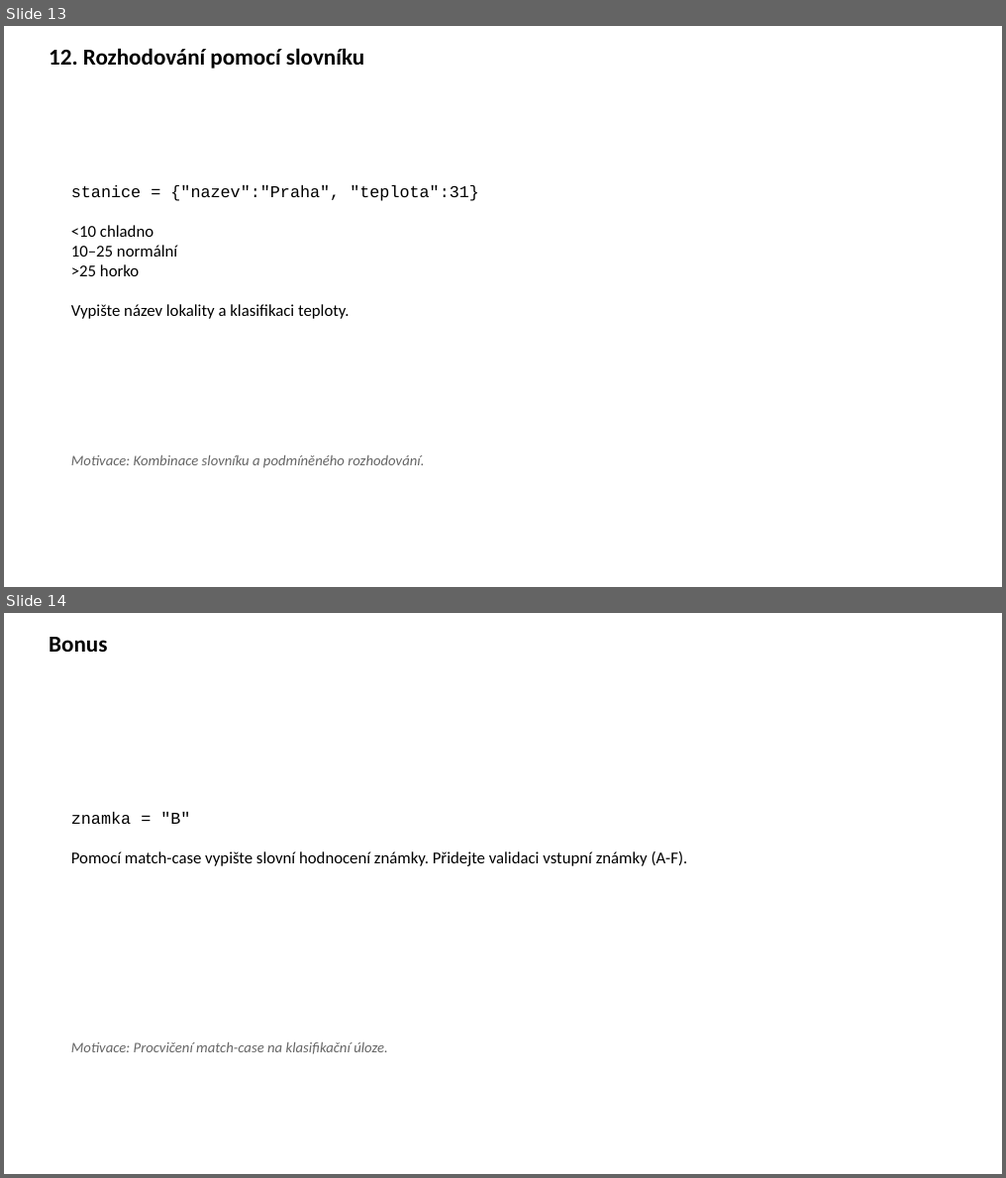
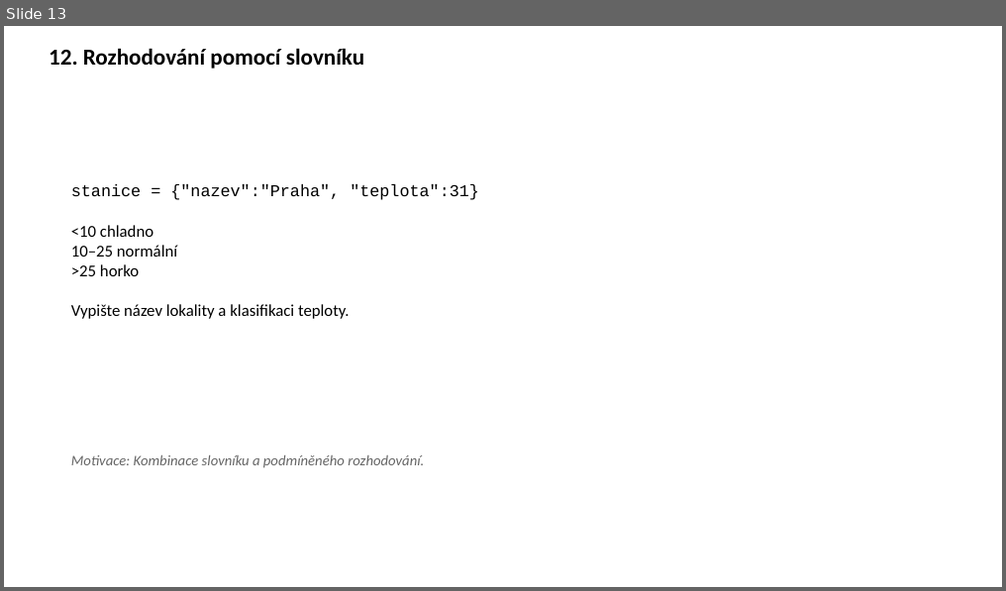
Before and after one commit to k155cvut/uvin, a slide deck: cviceni/cv4/uvin_cv4.pptx. Shown one above the other, each under a label of ours: slides 13 and 14 before the commit, slide 13 after it. The pictures are 1006x1178 and 1006x591 pixels, drawn with LibreOffice and Linux fonts; fonts in the diff are those of the drawing. Boxes give left, top, right and bottom in pixels: in the first picture for what was removed or moved away, otherwise in the second. Text is boxed around its words. In the diff, an @@ line names an element or a change of style, - is before the commit and + after.

```diff
--- a/cviceni/cv4/uvin_cv4.pptx
+++ b/cviceni/cv4/uvin_cv4.pptx
@@ slide 14 removed at <box>4,613,1002,1174</box>, background #FFFFFF @@
@@ text removed at <box>49,637,107,652</box> @@
-Bonus
@@ text removed at <box>71,812,688,866</box> @@
-znamka = "B"
-Pomocí match-case vypište slovní hodnocení známky. Přidejte validaci vstupní známky (A-F).
@@ text removed at <box>71,1043,388,1055</box> @@
-Motivace: Procvičení match-case na klasifikační úloze.
```
Also in this commit, not shown: 3 slides changed, 2 slides added, 2 other slides removed, 1 other file.
